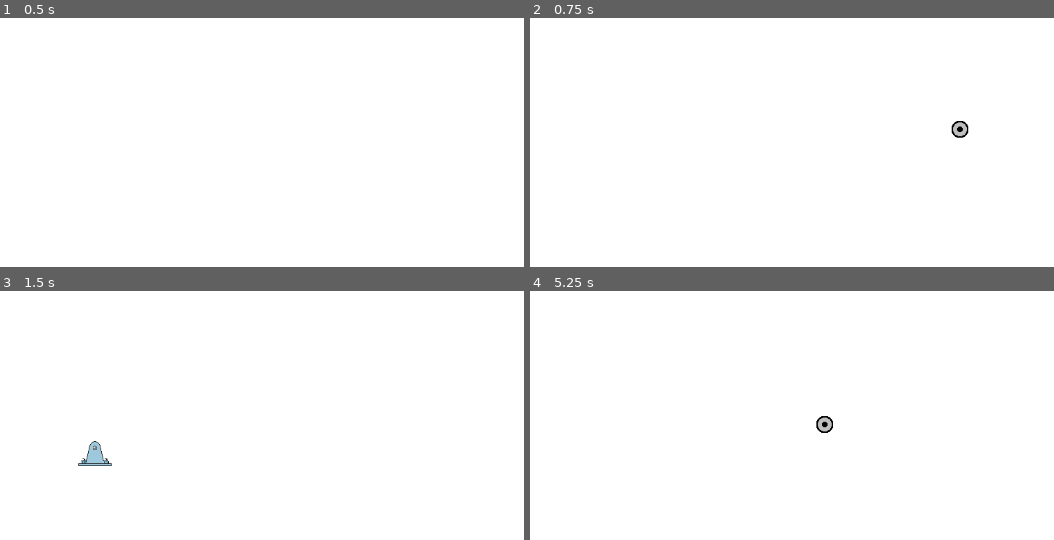
Above: before the commit, frames 1-4 (two rows, left to right).
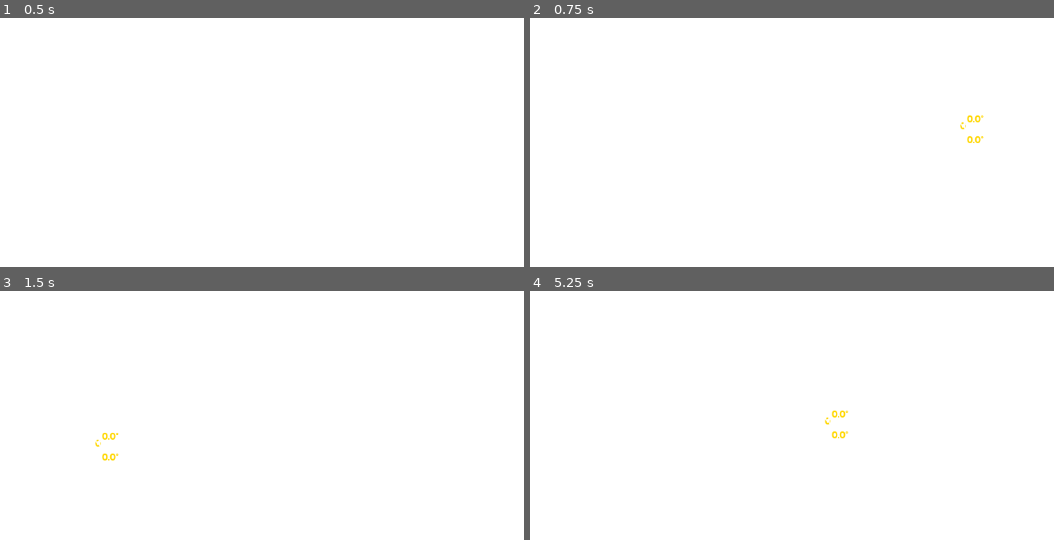
Above: after the commit, the same moments.

Repository: MDGSpace-SOC-D-2025/The-Torque-Awakens
Game: Godot game, scene res://scenes/trussdraw.tscn
Two runs of this game, one before a commit and one after it. Both use one fixed random seed, a clock stepped at 60 frames per second and the inputs below. This scene is started directly instead of the project's main scene.
Inputs (mouse positions are in pixels of both pictures, inside the frame that each line leads up to):
- Up to frame 1 (0.5 s): no input
- Up to frame 2 (0.75 s): tap Enter at 0.5 s; move the mouse to (959, 130) at 0.52 s; hold W from 0.53 s (still down); tap R at 0.6 s; click (959, 130) at 0.67 s
- Up to frame 3 (1.5 s): tap Space at 0.77, 1.25 s; move the mouse to (94, 447) at 1.27 s; release W at 1.28 s; hold S from 1.28 s (still down); tap R at 1.35 s; click (94, 447) at 1.42 s
- Up to frame 4 (5.25 s): tap Space at 1.52, 2.75, 3.02, 3.77, 4.25, 4.52 s; tap Enter at 2, 3.5, 3.6 s; move the mouse to (865, 325) at 2.02 s; release S at 2.03 s; hold W 2.03-3.53 s; tap M at 2.1 s; click (865, 325) at 2.17 s; tap R every 0.75 s from 2.3 to 4.55 s; move the mouse to (744, 515) at 2.77 s; tap F at 2.85 s; click (744, 515) at 2.92 s; move the mouse to (1022, 492) at 3.52 s; hold S from 3.53 s (still down); click (1022, 492) at 3.67 s; move the mouse to (545, 358) at 4.27 s; tap Shift at 4.35 s; click (545, 358) at 4.42 s; move the mouse to (823, 425) at 5.02 s; hold Alt from 5.03 s (still down); click (823, 425) at 5.17 s

Frame 1 is identical in both runs. In frame 2, 0.3% of the frame differs, in the area x 80-87%, y 38-51%; in frame 3, 0.5%, in the area x 14-23%, y 56-71%; in frame 4, 0.3%.

Commit message:
feat: Ruler Function added

Diff:
--- a/scenes/gd_statics.tscn
+++ b/scenes/gd_statics.tscn
@@ -8,6 +8,7 @@
 color_smooth = Color(0, 0.46486604, 0.46826637, 1)
 color_preview_smooth = Color(0.5449743, 0.54497427, 0.54497427, 1)
 color_contact_normal = Color(0.6532827, 0.4141705, 0.9074996, 1)
+gravity = 9.81
 
 [node name="GDStaticsCamera" type="Camera2D" parent="."]
 script = ExtResource("2_t1pn1")
--- a/scenes/trussdraw.tscn
+++ b/scenes/trussdraw.tscn
@@ -11,7 +11,7 @@
 @export var config: TrussConfig
 @onready var renderer = $Renderer
 
-enum Mode { DRAW_MEMBERS, ADD_SUPPORTS, ADD_FORCES, SOLVED}
+enum Mode { DRAW_MEMBERS, ADD_SUPPORTS, ADD_FORCES, SOLVED, RULER}
 var current_mode: = Mode.DRAW_MEMBERS
 
 enum SupportType {NONE, PIN_X, PIN_X_NEG, PIN_Y, PIN_Y_NEG, ROLLER_X, ROLLER_X_NEG, ROLLER_Y, ROLLER_Y_NEG}
@@ -29,6 +29,7 @@
 var original_point: Vector2
 var is_drawing: = false
 var is_grabbing: = false
+var is_measuring:= false
 var line_data: Array[TrussMember] = []
 
 func _input(event: InputEvent) -> void:
@@ -41,6 +42,8 @@
 			current_mode = Mode.ADD_FORCES
 		if event.keycode == KEY_ENTER:
 			solve_truss()
+		if event.keycode == KEY_R:
+			current_mode = Mode.RULER
 		if event.keycode == KEY_SPACE:
 			clear_all()
 			return
@@ -52,6 +55,8 @@
 			handle_support_logic(event)
 		Mode.ADD_FORCES:
 			handle_force_logic(event)
+		Mode.RULER:
+			handle_ruler_logic(event)
 		Mode.SOLVED:
 			if event is InputEventMouseButton and event.pressed:
 				current_mode = Mode.DRAW_MEMBERS
@@ -158,6 +163,21 @@
 	for node_pos in node_supports:
 		var type = node_supports[node_pos]
 		draw_support_icon(node_pos, type)
+
+	if current_mode == Mode.RULER and is_measuring:
+		var d = end_point - start_point
+		var mid = (start_point + end_point) / 2
+		var a = str(abs(round(rad_to_deg(d.angle())))) + \"°\"
+		var f = preload(\"res://assets/JosefinSans-Bold.ttf\")
+		draw_line(start_point, end_point, Color.GOLD, 2)
+		draw_line(start_point, Vector2(end_point.x, start_point.y), Color(1, 1, 1, 0.4))
+		draw_line(Vector2(end_point.x, start_point.y), end_point, Color(1, 1, 1, 0.4))
+
+		draw_string(f, start_point + Vector2(10, -10), a, HORIZONTAL_ALIGNMENT_LEFT, -1, 14, Color.GOLD)
+		draw_string(f, end_point + Vector2(10, 20), a, HORIZONTAL_ALIGNMENT_LEFT, -1, 14, Color.GOLD)
+		draw_string(f, mid, str(int(d.length())), HORIZONTAL_ALIGNMENT_LEFT, -1, 14, Color.GOLD)
+		draw_string(f, Vector2(mid.x, start_point.y - 5), str(int(abs(d.x))), HORIZONTAL_ALIGNMENT_CENTER, -1, 12)
+		draw_string(f, Vector2(end_point.x + 5, mid.y), str(int(abs(d.y))), HORIZONTAL_ALIGNMENT_LEFT, -1, 12)
 
 func handle_member_drawing(event):
 	var global_mouse = get_global_mouse_position()
@@ -228,6 +248,21 @@
 				node_supports[pos] = (current + 1) % 9
 			elif event.button_index == MOUSE_BUTTON_RIGHT:
 				node_supports.erase(pos)
+		queue_redraw()
+
+func handle_ruler_logic(event):
+	if event is InputEventMouseButton:
+		if event.button_index == MOUSE_BUTTON_LEFT:
+			if event.pressed:
+				start_point = get_global_mouse_position()
+				end_point = start_point
+				is_measuring = true
+			else:
+				is_measuring = false
+			queue_redraw()
+
+	if event is InputEventMouseMotion and is_measuring:
+		end_point = get_global_mouse_position()
 		queue_redraw()
 
 func handle_force_logic(event):
@@ -258,7 +293,6 @@
 
 func solve_truss():
 	var nodes = get_unique_nodes()
-	var num_nodes = nodes.size()
 	var member_count = line_data.size()
 
 	var results = TrussSolver.run_calculation(line_data, node_supports, node_loads, nodes)
